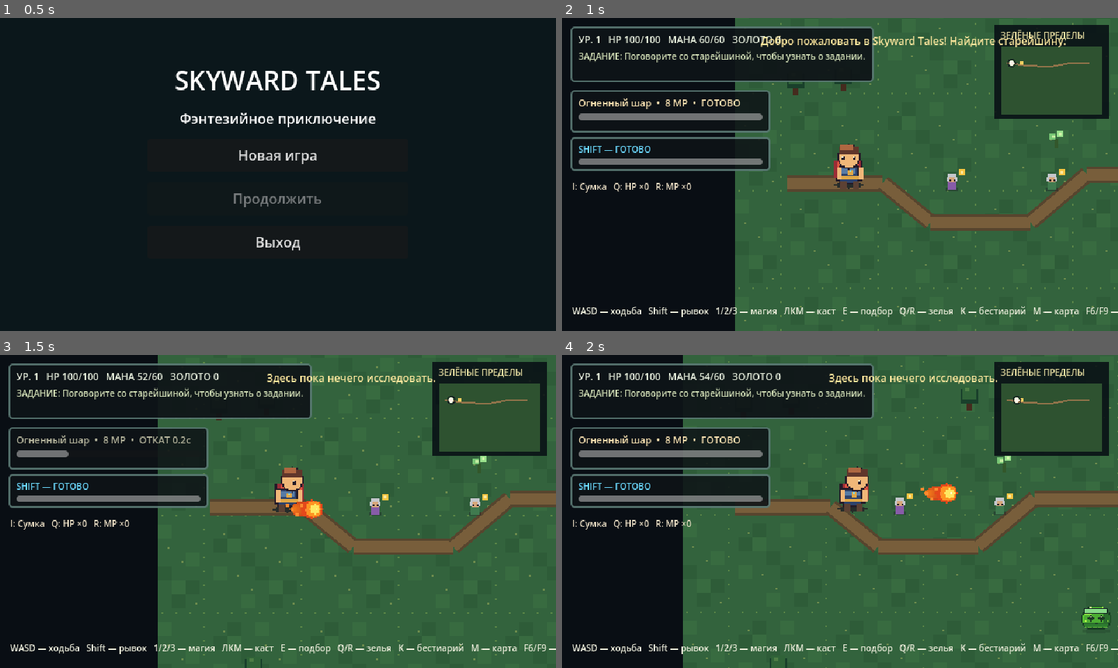
Above: before the commit, frames 1-4 (two rows, left to right).
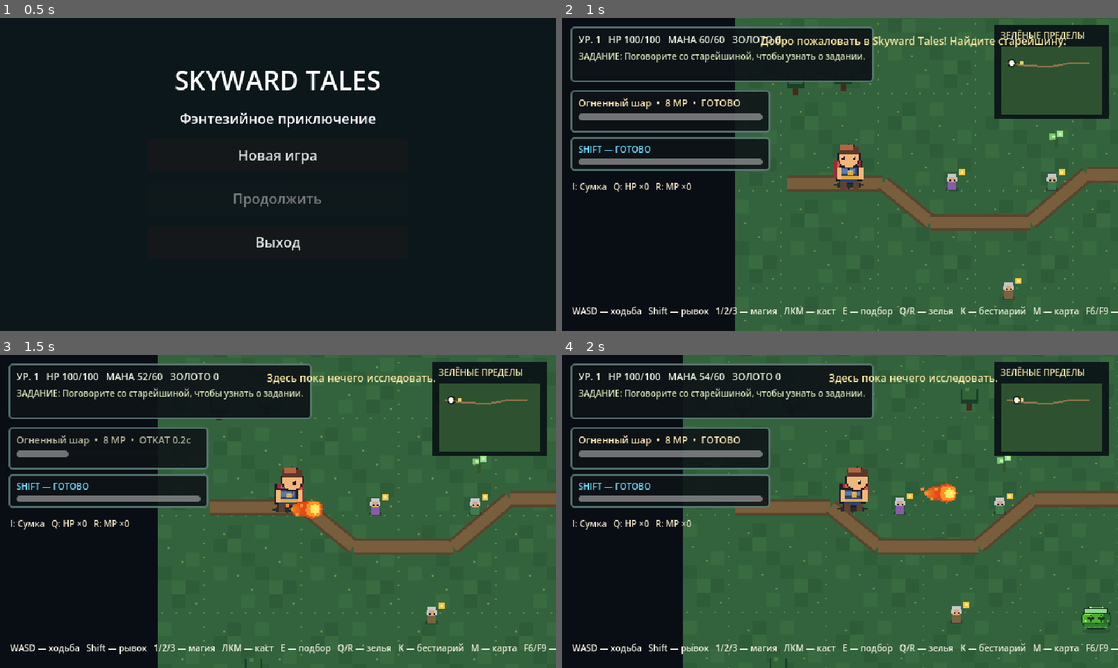
Above: after the commit, the same moments.

Repository: DoctorStrangeSH/Skyward-Tales
Game: Godot game, scene res://scenes/title_menu.tscn
Same seed, same stepped clock (60 frames per second), same inputs: the game is played once before the commit and once after it.
Inputs (mouse positions are in pixels of both pictures, inside the frame that each line leads up to):
- Up to frame 1 (0.5 s): no input
- Up to frame 2 (1 s): click "Новая игра" at 0.5 s
- Up to frame 3 (1.5 s): tap Enter at 1.25 s; move the mouse to (400, 495) at 1.27 s; hold D (move_right) from 1.28 s (still down); hold E (interact) from 1.28 s (still down); click (400, 495) at 1.42 s
- Up to frame 4 (2 s): keep holding D (move_right); keep holding E (interact)

Frame 1 is identical in both runs. In frame 2, 0.1% of the frame differs, in the area x 79-83%, y 83-90%; in frame 3, 0.1%; in frame 4, 0.1%, in the area x 69-74%, y 78-86%.

Commit message:
feat: add Toren hunter quest and validation

Diff:
--- a/scripts/main.gd
+++ b/scripts/main.gd
@@ -209,6 +209,7 @@
 		_spawn_elder()
 		_spawn_cartographer()
 		_spawn_merchant()
+		_spawn_hunter()
 		var supply_state: Dictionary = quests.states.get("bran_supply_run", {})
 		if bool(supply_state.get("started", false)) and not quests.is_completed("bran_supply_run"):
 			var collected_crates: Array = supply_state.get("collected_crates", [])
@@ -375,6 +376,12 @@
 	if choice_id == "merchant_quest_start":
 		_start_merchant_supply_quest()
 		return
+	if choice_id == "hunter_quest_start":
+		_start_hunter_quest()
+		return
+	if choice_id == "hunter_reward:gold" or choice_id == "hunter_reward:supplies":
+		_complete_hunter_quest(choice_id.trim_prefix("hunter_reward:"))
+		return
 	if choice_id == "merchant_supply:fair" or choice_id == "merchant_supply:clinic":
 		_complete_merchant_supply_quest(choice_id.trim_prefix("merchant_supply:"))
 		return
@@ -453,6 +460,70 @@
 
 func _on_merchant_interacted(_source: Node2D) -> void:
 	_show_merchant_menu()
+
+func _spawn_hunter() -> void:
+	var hunter := NPC_SCRIPT.new() as WorldNpc
+	hunter.display_name = "Торен, охотник"
+	hunter.outfit_color = Color(0.48, 0.39, 0.25)
+	add_child(hunter)
+	hunter.global_position = Vector2(315, 330)
+	hunter.interacted.connect(_on_hunter_interacted)
+
+func _on_hunter_interacted(_source: Node2D) -> void:
+	const quest_id := "toren_wolf_hunt"
+	if quests.is_completed(quest_id):
+		_show_dialogue("Торен, охотник", "Шкуры уже высушены, а тропы снова безопасны. %s." % relationships.get_reaction("toren"))
+	elif quests.is_ready_to_complete(quest_id):
+		_show_dialogue_choices("Торен, охотник", "Три волка больше не угрожают дороге. Какую награду предпочитаешь?", [
+			{"id": "hunter_reward:gold", "label": "35 золота и 40 опыта"},
+			{"id": "hunter_reward:supplies", "label": "20 золота, 2 зелья здоровья и 60 опыта"}
+		])
+	elif bool(quests.states[quest_id].get("started", false)):
+		_show_dialogue("Торен, охотник", "В Зачарованном лесу ещё рыщут волки. Победи трёх и возвращайся. Сейчас: %d/3." % int(quests.states[quest_id].get("progress", 0)))
+	elif not quests.is_completed("moonleaf_gathering"):
+		_show_dialogue("Торен, охотник", "Сначала помоги старейшине Элиану. После этого поговорим о волках.")
+	elif not quests.active_quest_id.is_empty():
+		_show_dialogue("Торен, охотник", "Закончи текущее поручение, и я расскажу об охоте.")
+	else:
+		_show_dialogue_choices("Торен, охотник", "Я Торен. Волки спустились из леса и нападают на путников. Поможешь проредить стаю?", [
+			{"id": "hunter_quest_start", "label": "Взяться за охоту"}
+		])
+	_refresh_hud()
+
+func _start_hunter_quest() -> void:
+	if not quests.is_completed("moonleaf_gathering") or not quests.active_quest_id.is_empty():
+		return
+	if quests.start_quest("toren_wolf_hunt"):
+		_show_dialogue("Торен, охотник", "Найди трёх волков в Зачарованном лесу. Победи их и возвращайся за наградой.")
+		_refresh_hud()
+
+func _complete_hunter_quest(choice_id: String) -> void:
+	const quest_id := "toren_wolf_hunt"
+	if not quests.is_ready_to_complete(quest_id):
+		return
+	var reward_gold := 35
+	var reward_xp := 40
+	var potion_count := 0
+	if choice_id == "supplies":
+		reward_gold = 20
+		reward_xp = 60
+		potion_count = 2
+	elif choice_id != "gold":
+		return
+	if not quests.complete_quest(quest_id):
+		return
+	quests.states[quest_id]["choice"] = choice_id
+	player.add_gold(reward_gold)
+	player.add_experience(reward_xp)
+	if potion_count > 0:
+		player.add_item("health_potion", potion_count)
+	var trust_gain := 15 if choice_id == "supplies" else 8
+	relationships.adjust("toren", trust_gain)
+	hud.close_dialogue()
+	player.set_physics_process(true)
+	var extra := ", зелья здоровья ×%d" % potion_count if potion_count > 0 else ""
+	hud.show_message("Охота завершена! +%d золота, +%d опыта%s. Доверие Торена +%d." % [reward_gold, reward_xp, extra, trust_gain], 4.0)
+	_refresh_hud()
 
 func _show_merchant_menu() -> void:
 	const quest_id := "bran_supply_run"
@@ -575,7 +646,7 @@
 	var wolf := WOLF_SCRIPT.new() as ForestWolf
 	wolf.position = spawn_position
 	add_child(wolf)
-	wolf.defeated.connect(func(xp: int) -> void: _on_enemy_defeated(xp, wolf.global_position))
+	wolf.defeated.connect(func(xp: int) -> void: _on_wolf_defeated(xp, wolf.global_position))
 
 func _spawn_slime(spawn_position: Vector2) -> void:
 	var slime := ENEMY_SCRIPT.new() as SlimeEnemy
@@ -700,6 +771,16 @@
 	else:
 		hud.show_message(herb.display_name + ". Поговорите с местным хранителем, чтобы узнать, зачем он нужен.", 2.5)
 	_refresh_hud()
+
+func _on_wolf_defeated(xp_reward: int, death_position: Vector2) -> void:
+	if quests.active_quest_id == "toren_wolf_hunt" and not quests.is_completed("toren_wolf_hunt"):
+		quests.add_progress("toren_wolf_hunt", 1)
+		var progress: int = int(quests.states["toren_wolf_hunt"].get("progress", 0))
+		hud.show_message("Волк побеждён! Охота: %d/3." % progress, 2.0)
+		if quests.is_ready_to_complete("toren_wolf_hunt"):
+			hud.show_message("Стая отступила. Вернись к Торену за наградой.", 3.0)
+	_refresh_hud()
+	_on_enemy_defeated(xp_reward, death_position)
 
 func _on_enemy_defeated(xp_reward: int, death_position: Vector2) -> void:
 	player.add_experience(xp_reward)
